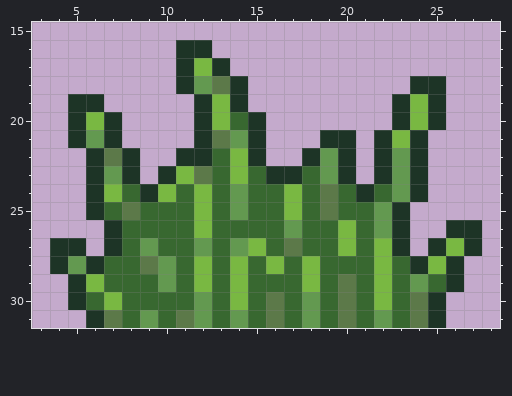
Pixel-art sprite: VoxelTest/VoxelTestContent/Entities/Plants/grass.png. Above: the version before the commit.
The file is 32x32 pixels. Shown: x 3..28, y 15..31.
And afterwards:
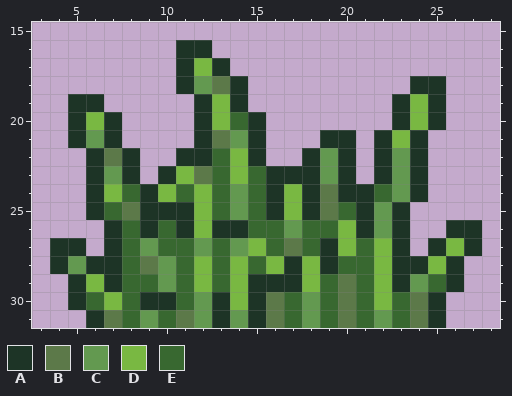
Palette (. is transparent): A #1d3426  B #5c7949  C #639950  D #79b842  E #386830
Edits made:
The author changed colour E to colour A in row 23 at x 18; in row 24 at x 16, 18 and 20; in row 25 at x 9 to 11, 16, 18 and 21; in row 26 at x 9, 11, 13 to 14 and 21; in row 27 at x 19; in row 28 at x 7, 17, 19 and 23.
The author changed colour E to colour A in row 29 at x 7, 15 to 17 and 23; in row 30 at x 9 to 10, 13 and 15; in row 31 at x 13 and 15.
Pixel boxes of the changes (left, top, right, bottom) in both pictures:
changed: (104, 166, 410, 328)
